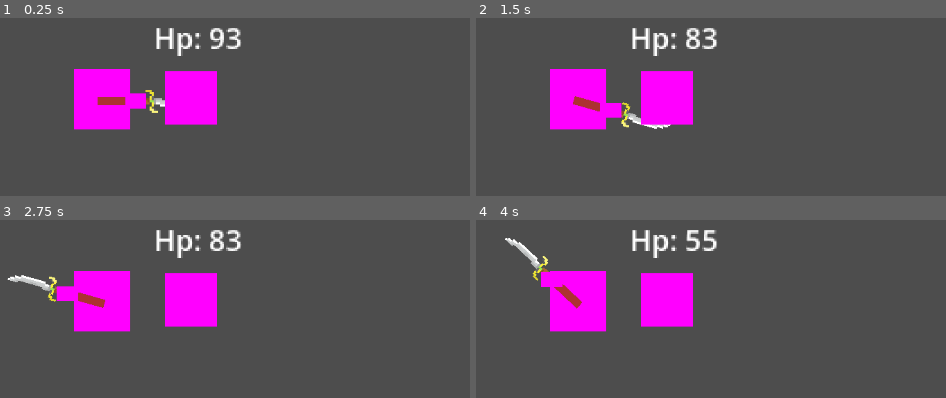
Above: before the commit, frames 1-4 (two rows, left to right).
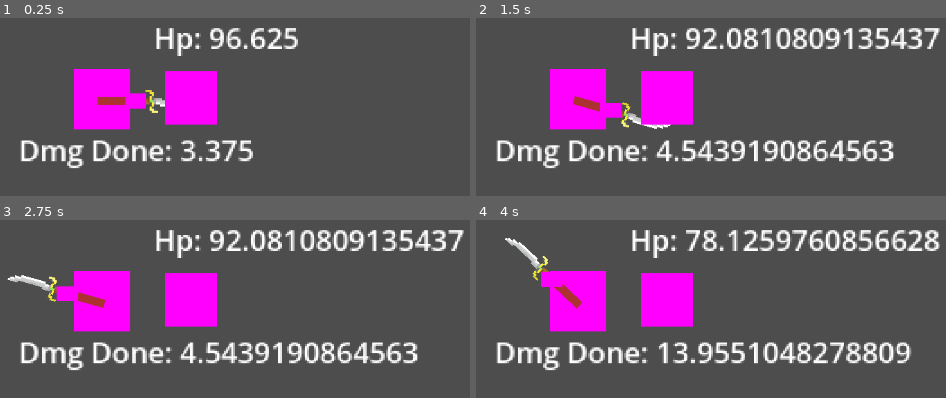
Above: after the commit, the same moments.

Repository: JohnathanRH/Boss-Rush-Game-Jam-25
Game: Godot game, scene res://tscn/test.tscn
Two runs of this game, one before a commit and one after it. Both use one fixed random seed, a clock stepped at 60 frames per second and the inputs below. The project has no main scene, so this scene is started directly.
Inputs (mouse positions are in pixels of both pictures, inside the frame that each line leads up to):
- Up to frame 1 (0.25 s): no input
- Up to frame 2 (1.5 s): tap Enter at 0.5 s; move the mouse to (outside the picture) at 0.52 s; tap Space at 1.25 s; move the mouse to (outside the picture) at 1.27 s
- Up to frame 3 (2.75 s): tap Enter at 2 s; move the mouse to (outside the picture) at 2.02 s
- Up to frame 4 (4 s): tap Space at 2.75 s; move the mouse to (602, 333) at 2.77 s; tap Enter at 3.5 s; move the mouse to (outside the picture) at 3.52 s

The runs differ from the first frame. In frame 1, 3.9% of the frame differs, in the area x 4-64%, y 5-85%; in frame 2, 8.8%; in frame 3, 8.8%; in frame 4, 9.2%, in the area x 4-99%, y 5-85%.

Commit message:
Quick Tweak
Yeppers

Diff:
--- a/spin/ops_placeholder.tscn
+++ b/spin/ops_placeholder.tscn
@@ -3,7 +3,7 @@
 [sub_resource type="GDScript" id="GDScript_rddfr"]
 script/source = "extends CharacterBody2D
 
-@export var health : int
+@export var health : float
 @export var player : CharacterBody2D
 func _process(delta: float) -> void:
 	if health <= 0:
@@ -12,8 +12,10 @@
 
 func _on_area_2d_area_entered(area: Area2D) -> void:
 	if area.name == \"hitrange\":
-		health -= 10 * player.mult
+		var dam = player.baseDam * player.mult
+		health -= dam
 		$Label.text = \"Hp: \"+str(health)
+		$Label2.text = \"Dmg Done: \"+str(dam)
 "
 
 [sub_resource type="PlaceholderTexture2D" id="PlaceholderTexture2D_jfu28"]
@@ -27,6 +29,7 @@
 [node name="opsPlaceholder" type="CharacterBody2D"]
 scale = Vector2(2.60039, 2.49039)
 script = SubResource("GDScript_rddfr")
+health = 100.0
 
 [node name="Sprite2D" type="Sprite2D" parent="."]
 position = Vector2(0.5, -2.5)
@@ -51,4 +54,11 @@
 offset_bottom = -25.5868
 text = "Hp:"
 
+[node name="Label2" type="Label" parent="."]
+offset_left = -94.6012
+offset_top = 16.0617
+offset_right = -4.6012
+offset_bottom = 39.0617
+text = "Dmg Done: "
+
 [connection signal="area_entered" from="Area2D" to="." method="_on_area_2d_area_entered"]
--- a/spin/tscn/player.tscn
+++ b/spin/tscn/player.tscn
@@ -7,6 +7,7 @@
 script/source = "extends CharacterBody2D
 
 @export var mult : float
+@export var baseDam := 5.0
 "
 
 [sub_resource type="PlaceholderTexture2D" id="PlaceholderTexture2D_wxms7"]
--- a/spin/tscn/test.tscn
+++ b/spin/tscn/test.tscn
@@ -9,5 +9,4 @@
 
 [node name="opsPlaceholder" parent="." node_paths=PackedStringArray("player") instance=ExtResource("2_1kxbx")]
 position = Vector2(149, -42)
-health = 100
 player = NodePath("../CharacterBody2D")
